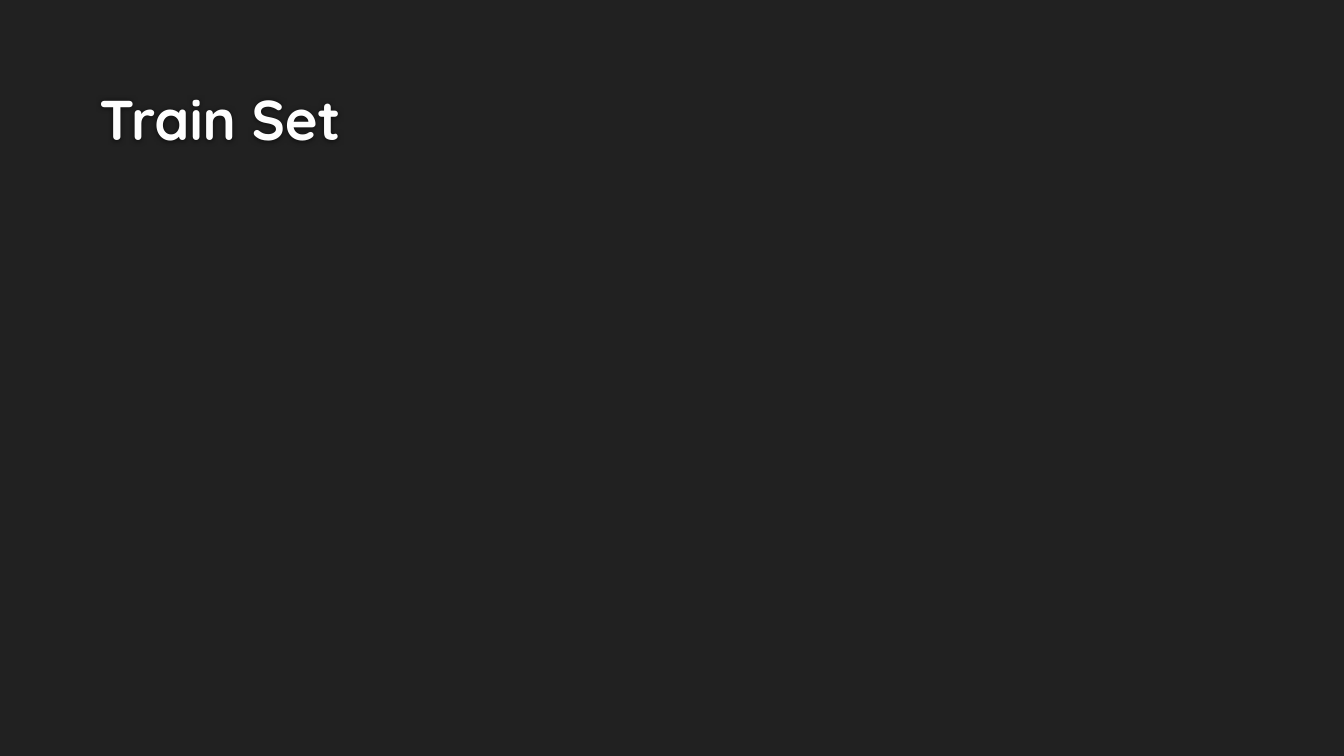
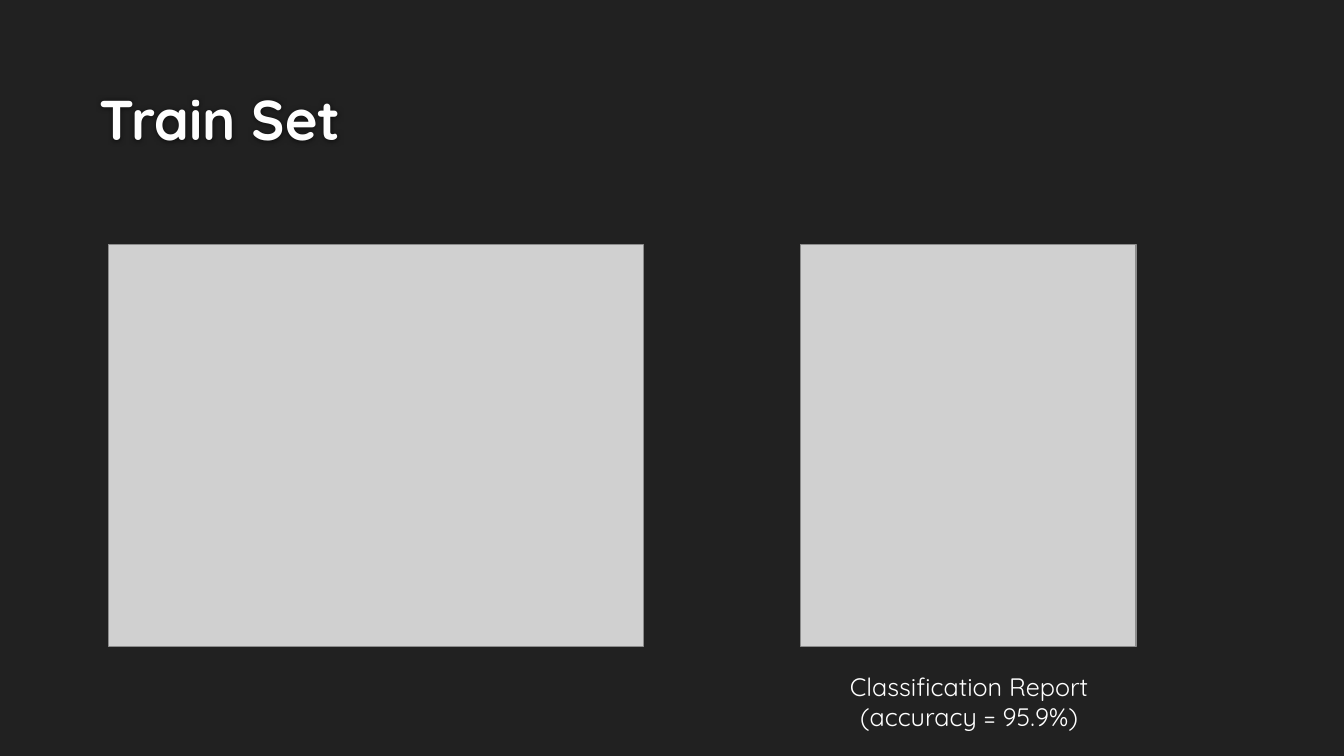
Before and after one commit to JoaoSRocha/AGE_Costa_Rocha, a slide deck: slide 21 of mid-season_report/AGE.pptx. Drawn at 1344x756 pixels with LibreOffice and Linux fonts; fonts in the diff are those of the drawing; grey boxes stand for pictures; background and template pictures are left out. Boxes give left, top, right and bottom in pixels: in the first picture for what was removed or moved away, otherwise in the second. Text is boxed around its words. In the diff, an @@ line names an element or a change of style, - is before the commit and + after.

```diff
--- a/mid-season_report/AGE.pptx
+++ b/mid-season_report/AGE.pptx
@@ picture added at (109, 245, 644, 646) @@
@@ picture added at (801, 245, 1136, 646) @@
@@ text added at (850, 677, 1088, 731), 18 pt, text #FFFFFF @@
+Classification Report (accuracy = 95.9%)
```
Also in this commit, not shown: 4 other slides changed, 5 slides added, 5 other files.
